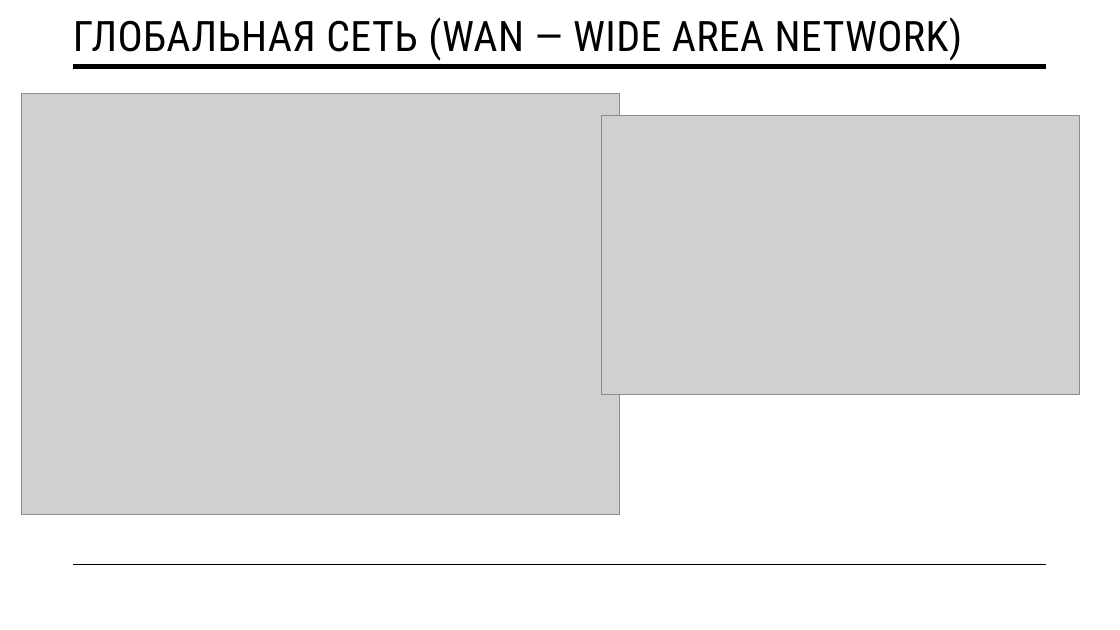
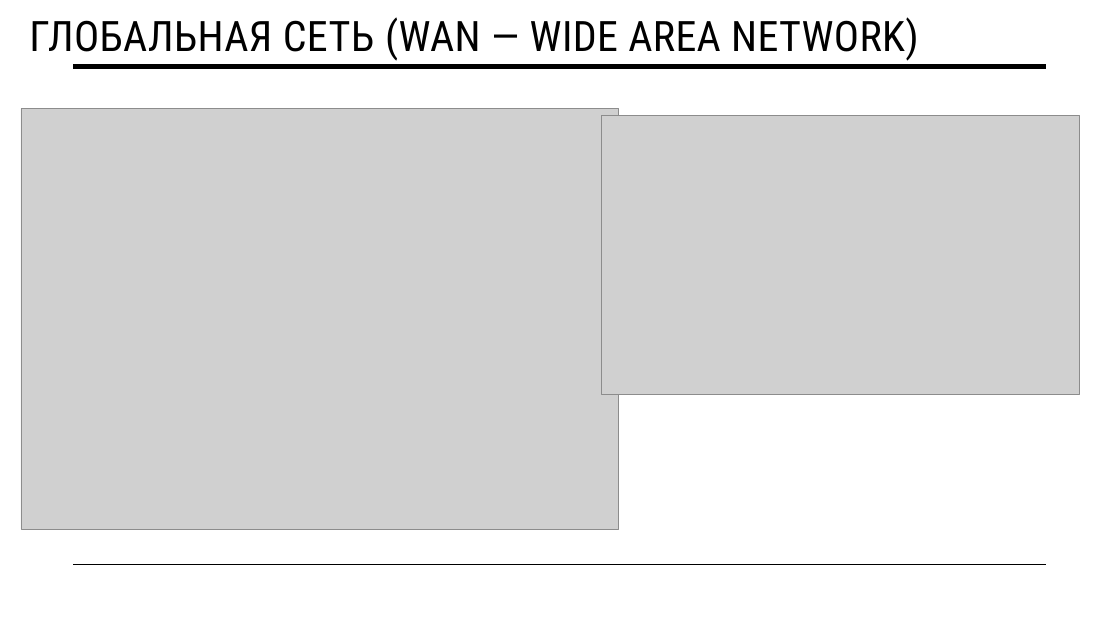
Before and after one commit to gnikita777fool-pixel/Bakshilov, a slide deck: slide 5 of Seti/Doklads/Типы компьютерных сетей LAN, WAN, MAN, PAN.pptx. Drawn at 1120x630 pixels with LibreOffice and Linux fonts; fonts in the diff are those of the drawing; grey boxes stand for pictures. Boxes give left, top, right and bottom in pixels: in the first picture for what was removed or moved away, otherwise in the second. Text is boxed around its words. In the diff, an @@ line names an element or a change of style, - is before the commit and + after.

```diff
--- a/Seti/Doklads/Типы компьютерных сетей LAN, WAN, MAN, PAN.pptx
+++ b/Seti/Doklads/Типы компьютерных сетей LAN, WAN, MAN, PAN.pptx
@@ title "ГЛОБАЛЬНАЯ СЕТЬ (WAN — WIDE ...": place and size @@
-title "ГЛОБАЛЬНАЯ СЕТЬ (WAN — WIDE ..." at (73,17,962,61)
+title "ГЛОБАЛЬНАЯ СЕТЬ (WAN — WIDE ..." at (29,17,918,61)
@@ picture: place and size @@
-picture at (22,94,620,515)
+picture at (21,108,619,529)
```
Also in this commit, not shown: 2 other slides changed.
